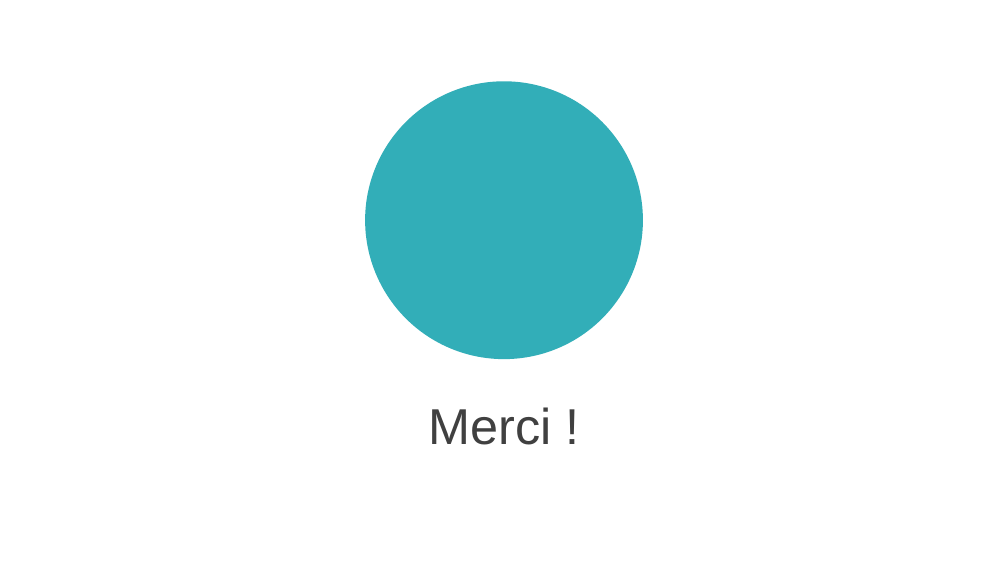
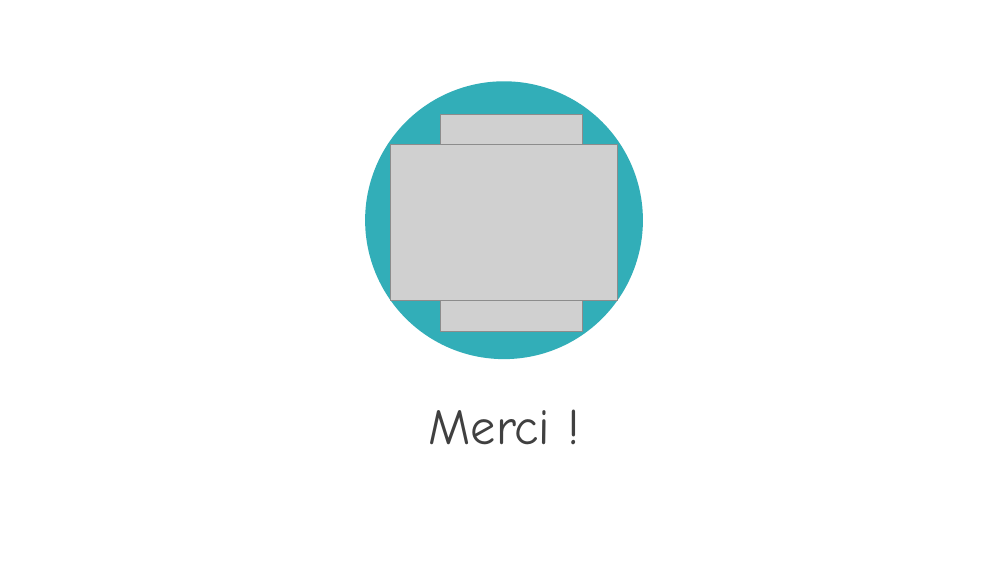
Before and after one commit to rbouadjenek/YouTaQA, a slide deck: slide 31 of Paper/présentation Soutenance Master AGABI & TIDAFI.pptx. Drawn at 1008x567 pixels with LibreOffice and Linux fonts; fonts in the diff are those of the drawing; grey boxes stand for pictures; background and template pictures are left out. Boxes give left, top, right and bottom in pixels: in the first picture for what was removed or moved away, otherwise in the second. Text is boxed around its words. In the diff, an @@ line names an element or a change of style, - is before the commit and + after.

```diff
--- a/Paper/présentation Soutenance Master AGABI & TIDAFI.pptx
+++ b/Paper/présentation Soutenance Master AGABI & TIDAFI.pptx
@@ picture added at bbox=[440, 114, 583, 331] @@
@@ picture added at bbox=[390, 144, 617, 300] @@
@@ text "Merci !" at bbox=[429, 410, 551, 445]: font Arial to Comic Neue @@
```
Also in this commit, not shown: 29 other slides changed, 1 slide added, 1 slide removed, 1 other file.
